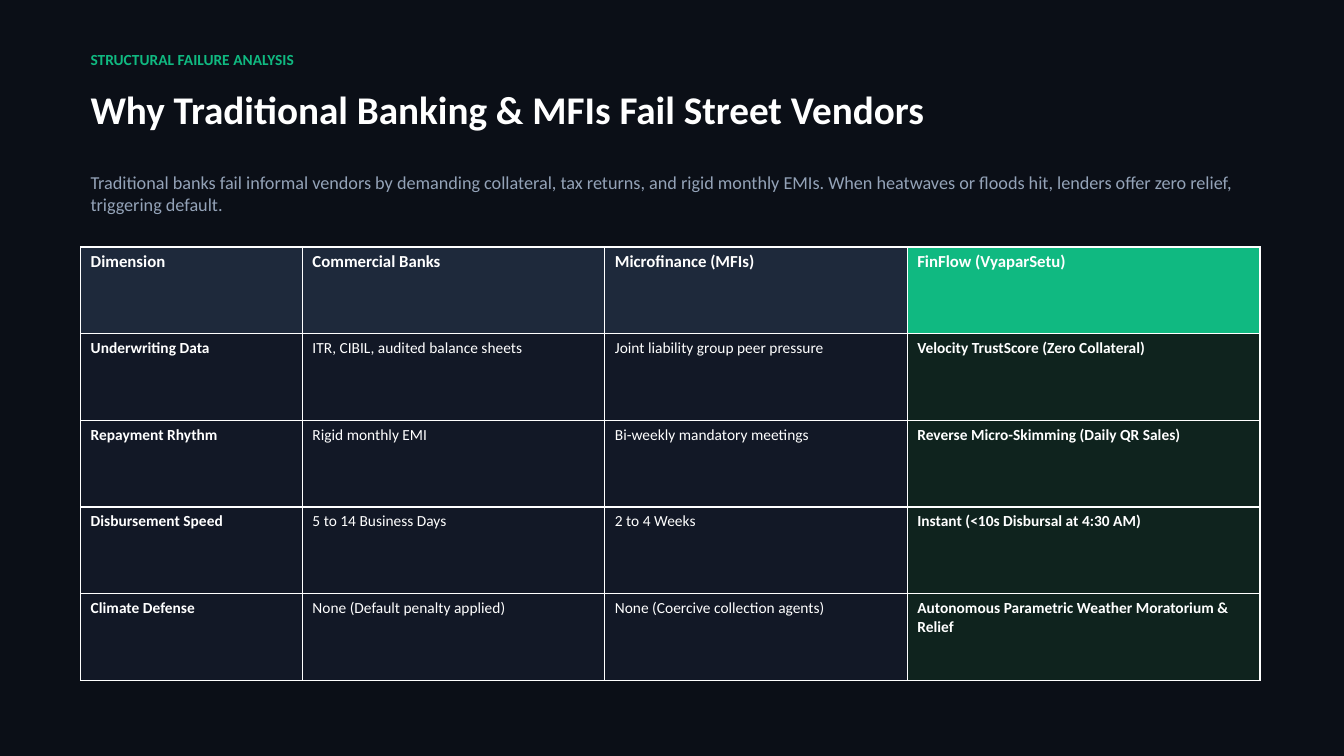
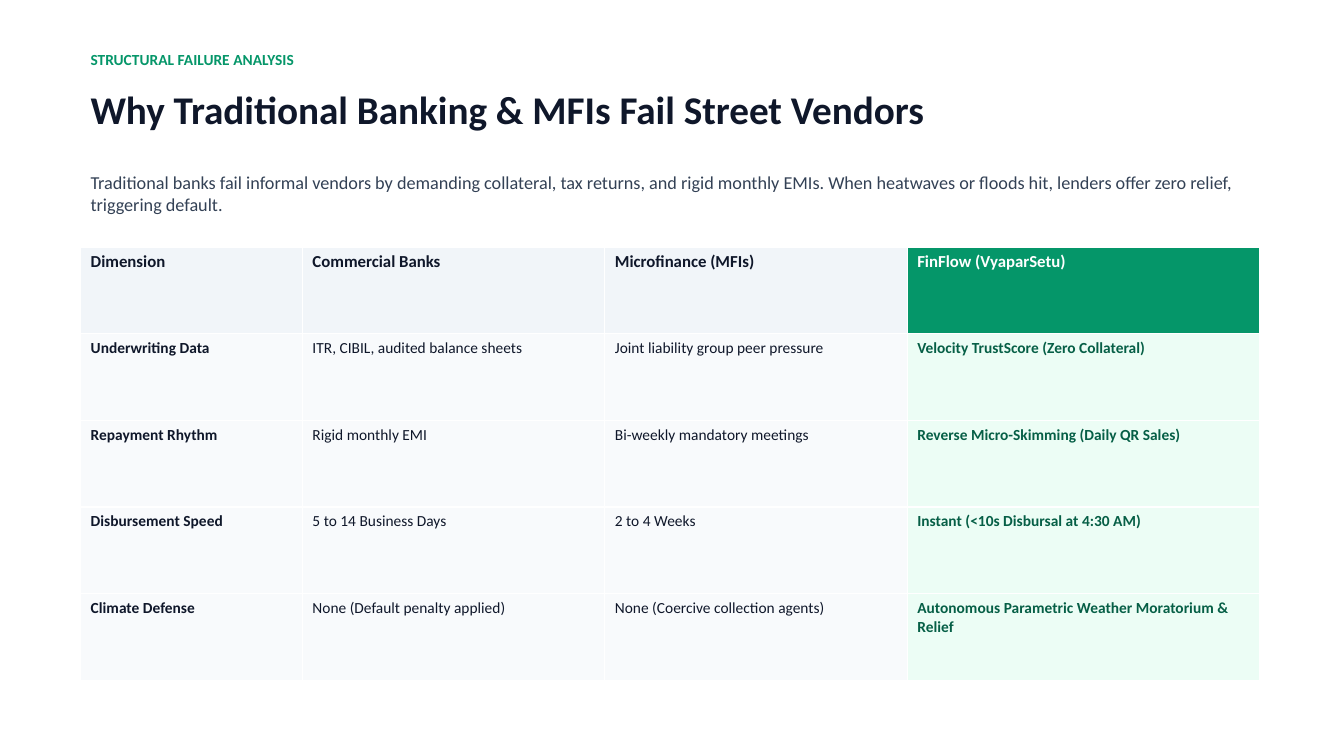
Before and after one commit to aadisthunder/finflow-graphiques, a slide deck: slide 3 of FinFlow_Pitch_Deck.pptx. Drawn at 1344x756 pixels with LibreOffice and Linux fonts; fonts in the diff are those of the drawing. Boxes give left, top, right and bottom in pixels: in the first picture for what was removed or moved away, otherwise in the second. Text is boxed around its words. In the diff, an @@ line names an element or a change of style, - is before the commit and + after.

```diff
--- a/FinFlow_Pitch_Deck.pptx
+++ b/FinFlow_Pitch_Deck.pptx
@@ rectangle at <box>0,0,1344,756</box>: fill #0B0F17 to #FFFFFF @@
@@ text "STRUCTURAL FAILURE ANALYSIS" at <box>91,55,294,65</box>: text colour #10B981 to #059669 @@
@@ text "Why Traditional Banking & MFIs ..." at <box>91,96,924,131</box>: text colour #FFFFFF to #0F172A @@
@@ text "Traditional banks fail informal vendors ..." at <box>91,176,1231,214</box>: text colour #94A3B8 to #334155 @@
@@ table at <box>81,247,1260,681</box> @@
@@ fill #1E293B to #F1F5F9 in 3 cells @@
@@ fill #10B981 to #059669 in row 1, column 4 @@
@@ fill #121826 to #F8FAFC in 12 cells @@
@@ fill #0F231E to #ECFDF5 in 4 cells @@
@@ text colour #FFFFFF to #0F172A in "Dimension", "Commercial Banks", "Microfinance (MFIs)", "Underwriting Data" and 11 more places @@
@@ text colour #FFFFFF to #065F46 in "Velocity TrustScore (Zero Collateral)", "Reverse Micro-Skimming (Daily QR Sales)", "Instant (<10s Disbursal at 4:30 AM)", "Autonomous Parametric Weather Moratorium & Relief" @@
```
Also in this commit, not shown: 9 other slides changed, 20 other files.
